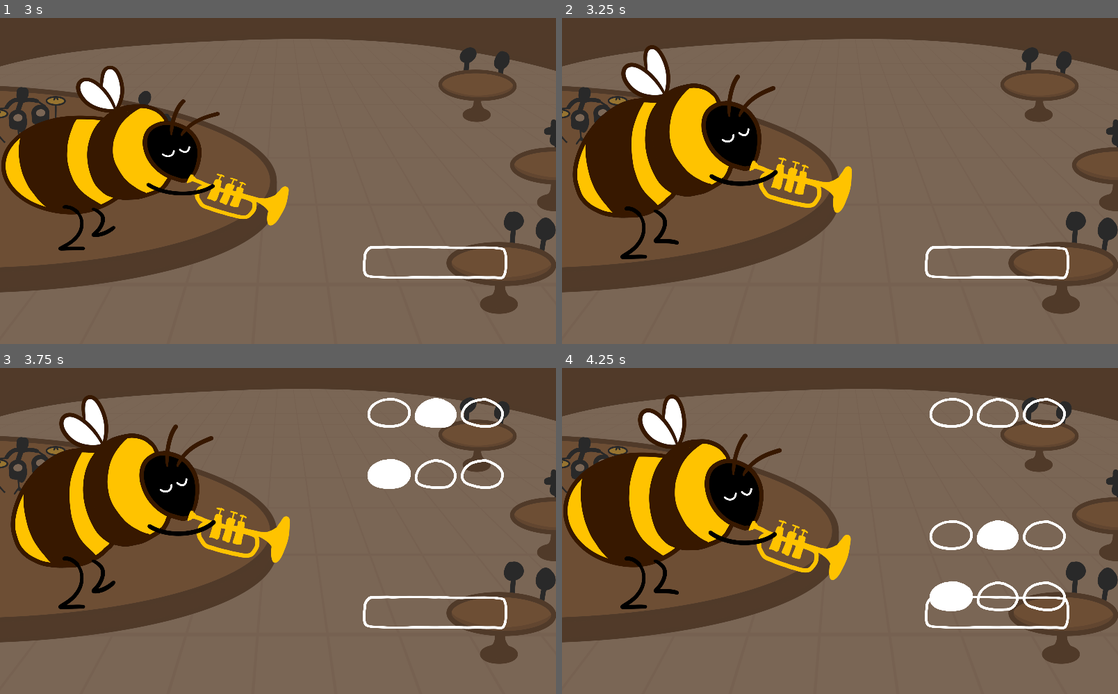
Above: before the commit, frames 1-4 (two rows, left to right).
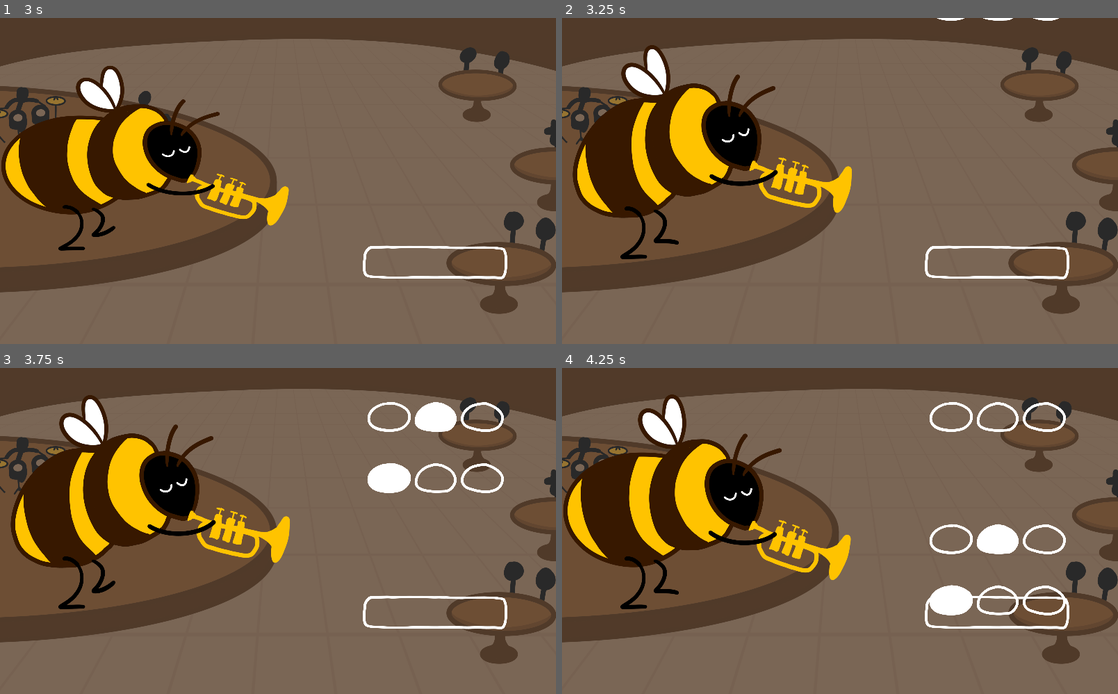
Above: after the commit, the same moments.

Repository: proximadams/Bee-Major
Game: Godot game, scene res://Scenes/MainScene.tscn
Same seed, same stepped clock (60 frames per second), same inputs: the game is played once before the commit and once after it.
Inputs:
- Up to frame 1 (3 s): tap Enter at 0.5 s; hold Space (blow) 0.53-1.28 s; tap 7 (finger1) at 1.35 s; hold 8 (finger2) 2.03-2.78 s; tap 9 (finger3) at 2.85 s
- Up to frame 2 (3.25 s): no input
- Up to frame 3 (3.75 s): hold Space (blow) from 3.53 s (still down)
- Up to frame 4 (4.25 s): keep holding Space (blow)

Frame 1 is identical in both runs. In frame 2, 0.1% of the frame differs, in the area x 67-90%, y 0-1%; in frame 3, 1.6%; in frame 4, 2.4%, in the area x 66-91%, y 9-76%.

Commit message:
improve timing

Diff:
--- a/Scripts/Valves.gd
+++ b/Scripts/Valves.gd
@@ -11,7 +11,7 @@
 var song = 'output'
 
 var lastNote
-var nextDist = -1750
+var nextDist = -1800
 var songArr
 var windowObj
 
